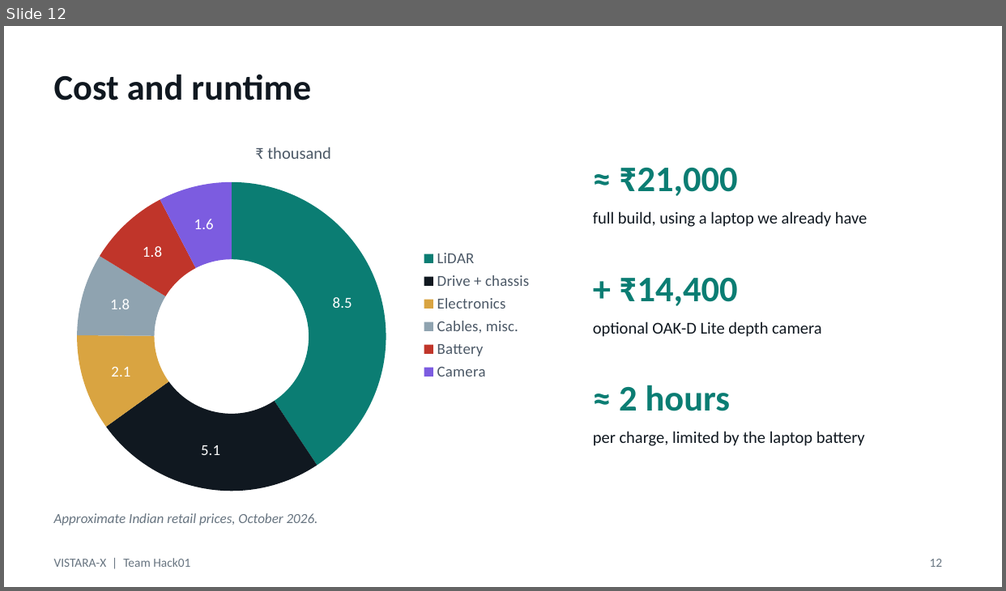
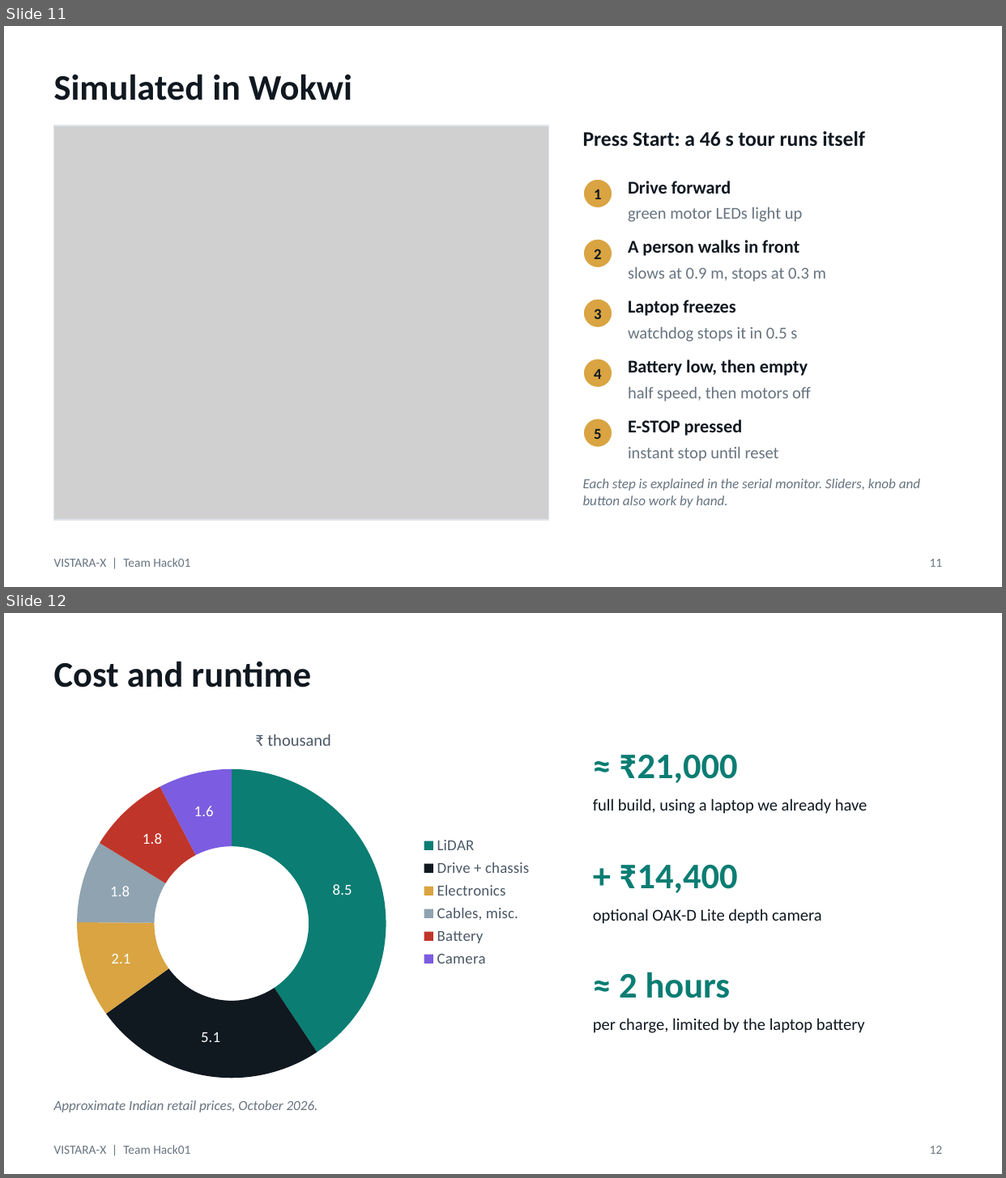
Before and after one commit to RiteshKumar2e/VISTARA-X, a slide deck: presentation/VISTARA-X_Hack01.pptx. Shown one above the other, each under a label of ours: slide 12 before the commit, slides 11 and 12 after it. The pictures are 1006x591 and 1006x1178 pixels, drawn with LibreOffice and Linux fonts; fonts in the diff are those of the drawing; grey boxes stand for pictures. Boxes give left, top, right and bottom in pixels: in the first picture for what was removed or moved away, otherwise in the second. Text is boxed around its words. In the diff, an @@ line names an element or a change of style, - is before the commit and + after.

Commit message:
feat: update wokwi simulation image and presentation file with new content

```diff
--- a/presentation/VISTARA-X_Hack01.pptx
+++ b/presentation/VISTARA-X_Hack01.pptx
@@ slide 11 added at (4,26,1002,587), background #FFFFFF; not listed: 1 template element that a slide beside it also shows @@
@@ title added at (54,74,352,101), 26 pt, text #101820, bold @@
+Simulated in Wokwi
@@ picture added at (54,126,549,520) @@
@@ rectangle added at (54,126,549,520), outline #DFE4E9 1 pt @@
@@ text added at (583,131,865,147), 15 pt, text #101820, bold @@
+Press Start: a 46 s tour runs itself
@@ ellipse added at (583,178,613,208), fill #D9A441, outline #FFFFFF 1.5 pt @@
@@ text added at (594,189,602,199), 11 pt, text #101820, bold @@
+1
@@ text added at (628,181,731,194), 13 pt, text #101820, bold @@
+Drive forward
@@ text added at (628,207,803,222), 12 pt, text #677480 @@
+green motor LEDs light up
@@ ellipse added at (583,238,613,268), fill #D9A441, outline #FFFFFF 1.5 pt @@
@@ text added at (628,240,799,256), 13 pt, text #101820, bold @@
+A person walks in front
@@ text added at (594,249,602,259), 11 pt, text #101820, bold @@
+2
@@ text added at (628,267,826,282), 12 pt, text #677480 @@
+slows at 0.9 m, stops at 0.3 m
@@ ellipse added at (583,298,613,328), fill #D9A441, outline #FFFFFF 1.5 pt @@
@@ text added at (594,309,602,319), 11 pt, text #101820, bold @@
+3
@@ text added at (628,300,735,316), 13 pt, text #101820, bold @@
+Laptop freezes
@@ text added at (628,327,797,342), 12 pt, text #677480 @@
+watchdog stops it in 0.5 s
@@ ellipse added at (583,358,613,388), fill #D9A441, outline #FFFFFF 1.5 pt @@
@@ text added at (628,360,808,376), 13 pt, text #101820, bold @@
+Battery low, then empty
@@ text added at (594,369,602,379), 11 pt, text #101820, bold @@
+4
@@ text added at (628,387,811,402), 12 pt, text #677480 @@
+half speed, then motors off
@@ ellipse added at (583,418,613,448), fill #D9A441, outline #FFFFFF 1.5 pt @@
@@ text added at (594,429,602,439), 11 pt, text #101820, bold @@
+5
@@ text added at (628,420,743,436), 13 pt, text #101820, bold @@
+E-STOP pressed
@@ text added at (628,447,779,462), 12 pt, text #677480 @@
+instant stop until reset
@@ text added at (583,479,920,508), 10 pt, text #677480, italic @@
+Each step is explained in the serial monitor. Sliders, knob and button also work by hand.
@@ page number added at (930,559,943,567), 9 pt, text #677480 @@
+11
```
Also in this commit, not shown: 3 slides changed, 1 slide removed, 1 other file.
